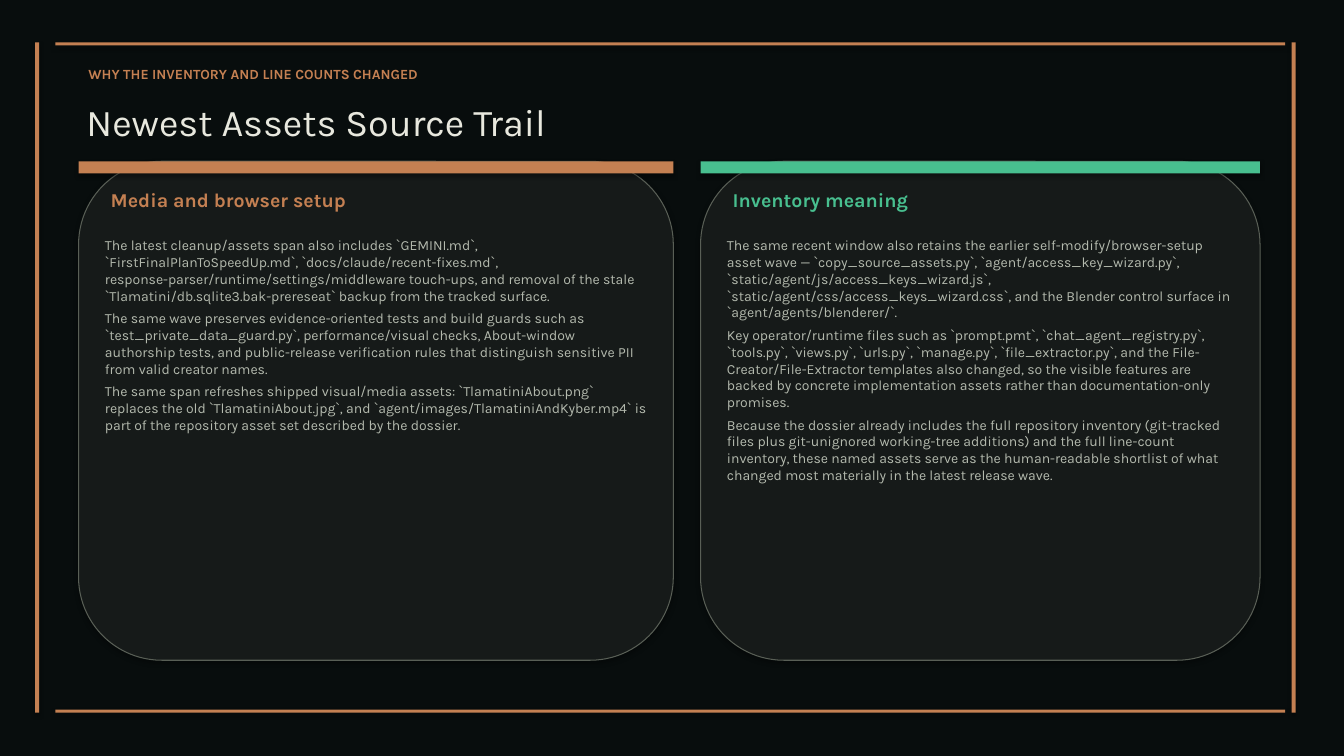
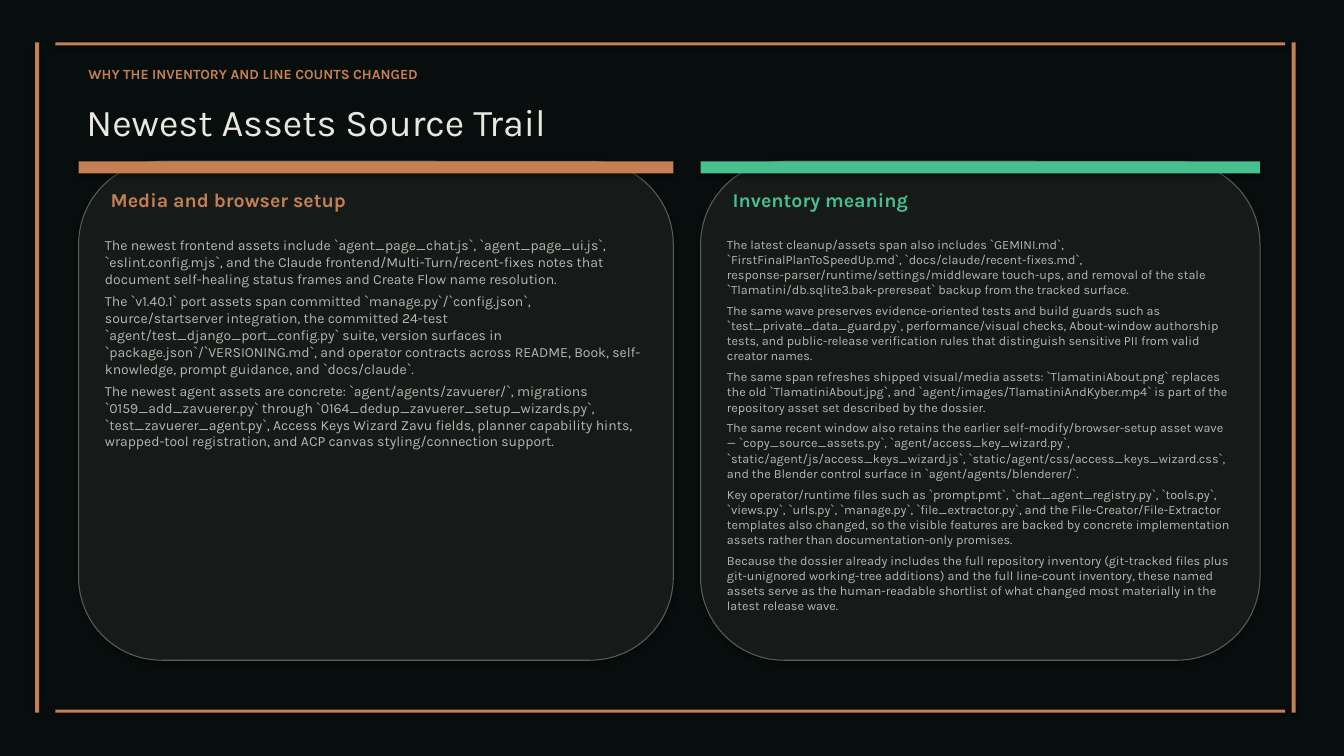
Before and after one commit to XAIHT/web-app, a slide deck: slide 66 of Tlamatini_eXtended_Artificial_Intelligence_Humanly_Tempered.pptx (slide 51 before the commit). Drawn at 1344x756 pixels with LibreOffice and Linux fonts; fonts in the diff are those of the drawing. Boxes give left, top, right and bottom in pixels: in the first picture for what was removed or moved away, otherwise in the second. Text is boxed around its words. In the diff, an @@ line names an element or a change of style, - is before the commit and + after.

Commit message:
Updatiing and bumping to Tlamatini v1.44.0, by Tlamatini's-AutoBot.

```diff
--- a/Tlamatini_eXtended_Artificial_Intelligence_Humanly_Tempered.pptx
+++ b/Tlamatini_eXtended_Artificial_Intelligence_Humanly_Tempered.pptx
@@ text at box(105, 239, 640, 450): text changed @@
-The latest cleanup/assets span also includes `GEMINI.md`, `FirstFinalPlanToSpeedUp.md`, `docs/claude/recent-fixes.md`, response-parser/runtime/settings/middleware touch-ups, and removal of the stale `Tlamatini/db.sqlite3.bak-prereseat` backup from the tracked surface.
-The same wave preserves evidence-oriented tests and build guards such as `test_private_data_guard.py`, performance/visual checks, About-window authorship tests, and public-release verification rules that distinguish sensitive PII from valid creator names.
-The same span refreshes shipped visual/media assets: `TlamatiniAbout.png` replaces the old `TlamatiniAbout.jpg`, and `agent/images/TlamatiniAndKyber.mp4` is part of the repository asset set described by the dossier.
+The newest frontend assets include `agent_page_chat.js`, `agent_page_ui.js`, `eslint.config.mjs`, and the Claude frontend/Multi-Turn/recent-fixes notes that document self-healing status frames and Create Flow name resolution.
+The `v1.40.1` port assets span committed `manage.py`/`config.json`, source/startserver integration, the committed 24-test `agent/test_django_port_config.py` suite, version surfaces in `package.json`/`VERSIONING.md`, and operator contracts across README, Book, self-knowledge, prompt guidance, and `docs/claude`.
+The newest agent assets are concrete: `agent/agents/zavuerer/`, migrations `0159_add_zavuerer.py` through `0164_dedup_zavuerer_setup_wizards.py`, `test_zavuerer_agent.py`, Access Keys Wizard Zavu fields, planner capability hints, wrapped-tool registration, and ACP canvas styling/connection support.
@@ text at box(727, 239, 1227, 415): paragraphs added @@
+The latest cleanup/assets span also includes `GEMINI.md`, `FirstFinalPlanToSpeedUp.md`, `docs/claude/recent-fixes.md`, response-parser/runtime/settings/middleware touch-ups, and removal of the stale `Tlamatini/db.sqlite3.bak-prereseat` backup from the tracked surface.
+The same wave preserves evidence-oriented tests and build guards such as `test_private_data_guard.py`, performance/visual checks, About-window authorship tests, and public-release verification rules that distinguish sensitive PII from valid creator names.
+The same span refreshes shipped visual/media assets: `TlamatiniAbout.png` replaces the old `TlamatiniAbout.jpg`, and `agent/images/TlamatiniAndKyber.mp4` is part of the repository asset set described by the dossier.
@@ text at box(727, 423, 1229, 610): size 10 to 9 pt in "The same recent window also retains the ...", "Key operator/runtime files such as `prompt.pmt`, `chat_agent ...", "Because the dossier already includes the full ..." @@
```
Also in this commit, not shown: 62 other slides changed, 20 slides added, 4 slides removed, 11 other files.
